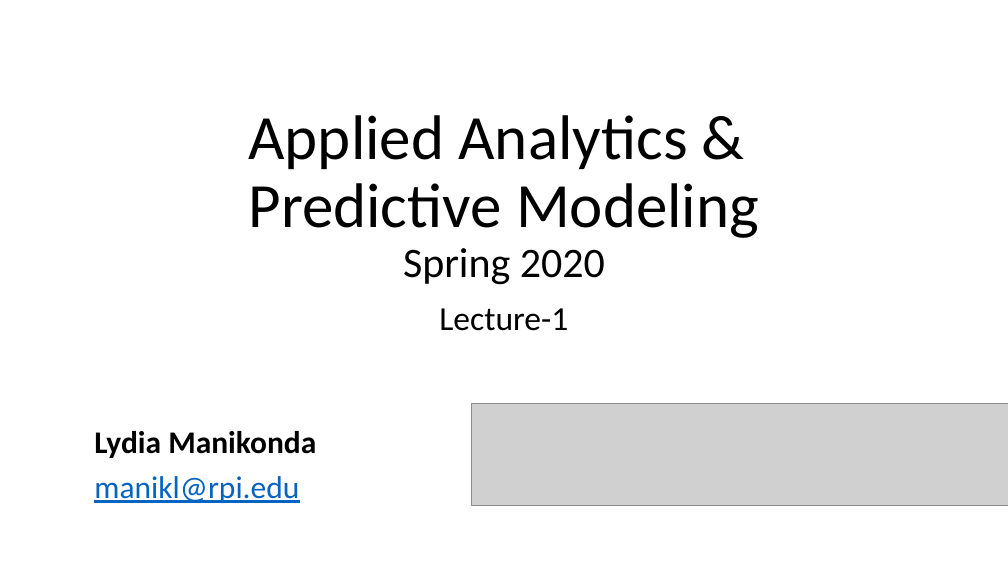
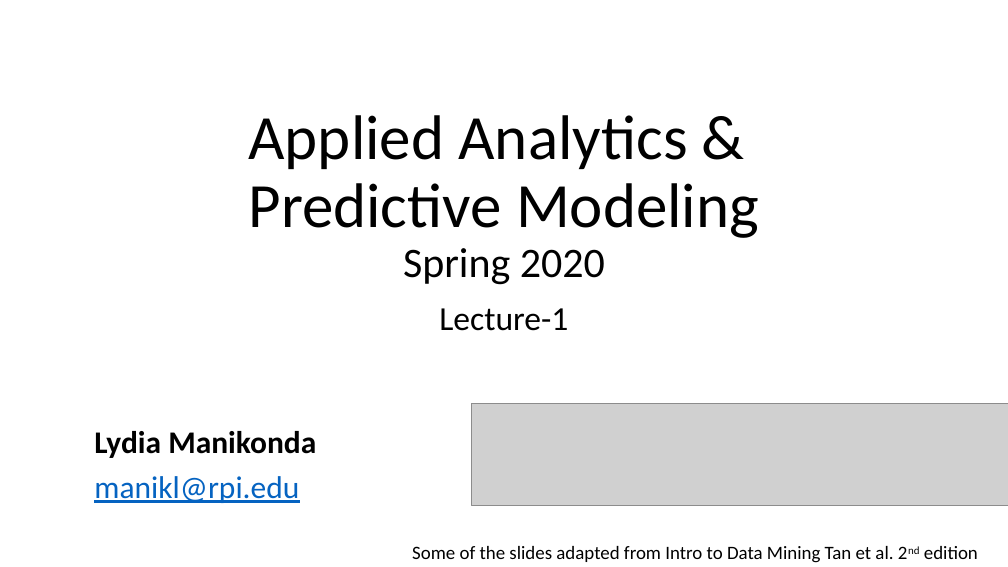
Before and after one commit to predictivemodeling/predictivemodeling.github.io, a slide deck: slide 1 of Lectures/Lecture-1.pptx. Drawn at 1008x567 pixels with LibreOffice and Linux fonts; fonts in the diff are those of the drawing; grey boxes stand for pictures. Boxes give left, top, right and bottom in pixels: in the first picture for what was removed or moved away, otherwise in the second. Text is boxed around its words. In the diff, an @@ line names an element or a change of style, - is before the commit and + after.

```diff
--- a/Lectures/Lecture-1.pptx
+++ b/Lectures/Lecture-1.pptx
@@ text added at [412, 546, 978, 563], 18 pt, text #000000 @@
+Some of the slides adapted from Intro to Data Mining Tan et al. 2nd edition
```
Also in this commit, not shown: 2 other slides changed, 3 slides removed.
